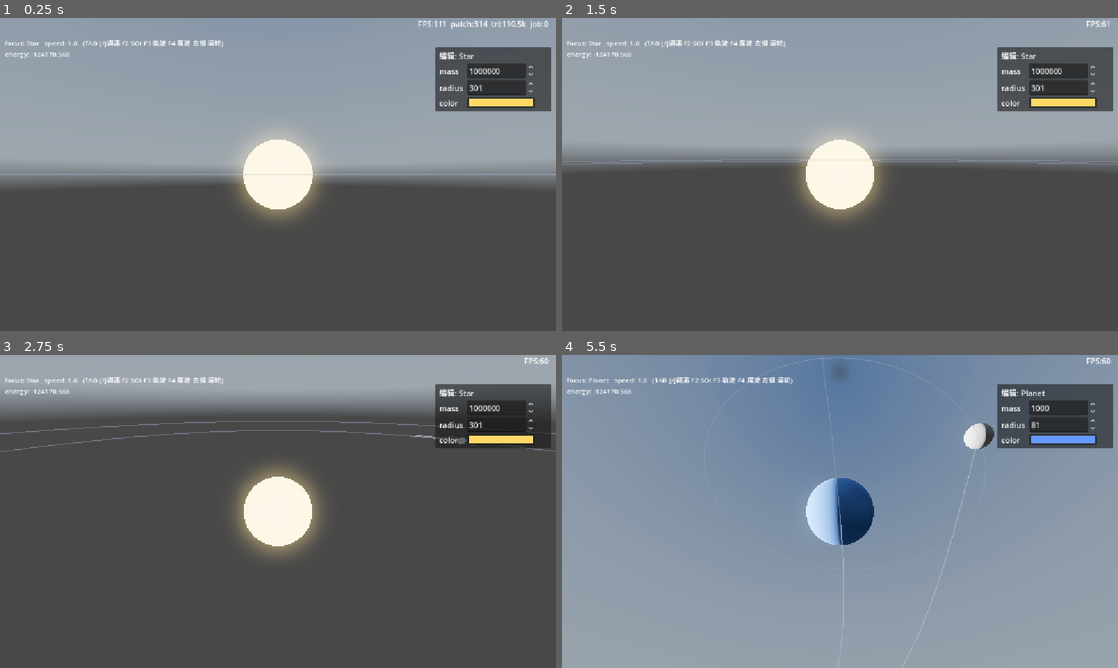
Above: before the commit, frames 1-4 (two rows, left to right).
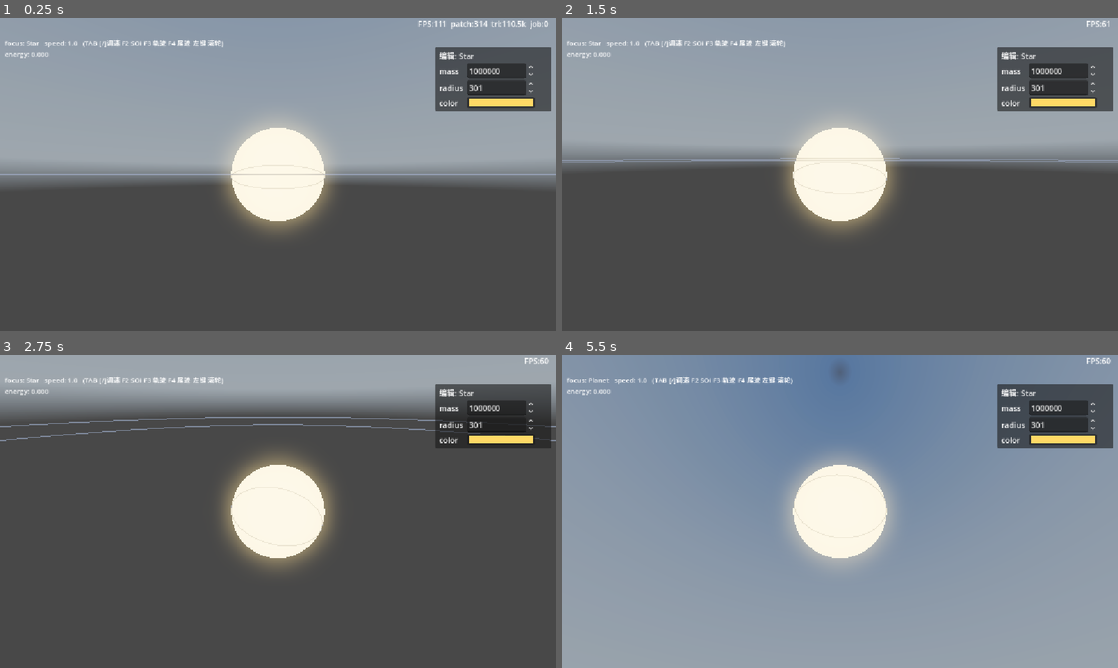
Above: after the commit, the same moments.

Repository: xiaobaibaix/stellar_era_godot
Game: Godot game, scene res://scenes/main.tscn
The game is run twice, just before and just after one commit, with the same random seed, the same clock (stepped at 60 frames per second) and the same inputs. A sky picture missing from this copy of the repository is replaced by a grey-blue gradient.
Inputs (mouse positions are in pixels of both pictures, inside the frame that each line leads up to):
- Up to frame 1 (0.25 s): no input
- Up to frame 2 (1.5 s): tap Enter at 0.5 s; move the mouse to (962, 158) at 0.52 s; hold D 0.53-1.25 s; hold Q 0.53-1.25 s; click (962, 158) at 0.67 s; tap Space at 0.77, 1.25 s; drag from (728, 190) to (812, 237) at 1.27 s
- Up to frame 3 (2.75 s): move the mouse to (333, 442) at 2.02 s; hold D from 2.03 s (still down); tap Shift at 2.1 s
- Up to frame 4 (5.5 s): release D at 2.75 s; drag from (812, 574) to (673, 464) at 2.77 s; move the mouse to (1006, 558) at 3.52 s; hold A 3.53-4.25 s; tap Enter at 3.6, 4.25 s; tap Space at 3.77 s; drag from (673, 464) to (756, 433) at 4.27 s; move the mouse to (867, 511) at 5.02 s; hold S from 5.03 s (still down); tap Tab at 5.1 s; click (867, 511) at 5.17 s

The runs differ from the first frame. In frame 1, 2.7% of the frame differs, in the area x 5-60%, y 10-69%; in frame 2, 3.7%; in frame 3, 4.9%; in frame 4, 6.5%, in the area x 5-96%, y 0-100%.
Error after the commit: Invalid access to property or key 'position' on a base object of type 'Nil'. (res://celestial_system.gd:191)

Commit message:
优化：优化星系节点结构

Diff:
--- a/scenes/main.tscn
+++ b/scenes/main.tscn
@@ -52,82 +52,84 @@
 text = "FPS:111  patch:314  tri:110.5k  job:0"
 horizontal_alignment = 2
 
-[node name="CelestialSystem1" parent="." unique_id=422503284 node_paths=PackedStringArray("orbit_camera") instance=ExtResource("8_tipki")]
-orbit_camera = NodePath("../Camera3D")
+[node name="CelestialSystem" parent="." unique_id=2094240379 instance=ExtResource("8_tipki")]
 
-[node name="Star" parent="CelestialSystem1" unique_id=1469884144 instance=ExtResource("9_cel")]
+[node name="CelestialSystem1" parent="CelestialSystem" unique_id=422503284 node_paths=PackedStringArray("orbit_camera") instance=ExtResource("8_tipki")]
+orbit_camera = NodePath("../../Camera3D")
+
+[node name="Star" parent="CelestialSystem/CelestialSystem1" unique_id=1469884144 instance=ExtResource("9_cel")]
 mass = 1000000.0
 radius = 300.0
 type = "star"
 color = Color(1, 0.85, 0.4, 1)
 is_dominant = true
 
-[node name="OmniLight3D" type="OmniLight3D" parent="CelestialSystem1" unique_id=1095267187]
+[node name="OmniLight3D" type="OmniLight3D" parent="CelestialSystem/CelestialSystem1" unique_id=1095267187]
 light_energy = 3.0
 omni_range = 20000.0
 omni_attenuation = -0.1
 
-[node name="Planet1" parent="CelestialSystem1" unique_id=512211728 instance=ExtResource("8_tipki")]
+[node name="Planet1" parent="CelestialSystem/CelestialSystem1" unique_id=512211728 instance=ExtResource("8_tipki")]
 transform = Transform3D(1, 0, 0, 0, 1, 0, 0, 0, 1, 6000, 0, 0)
 
-[node name="Planet" parent="CelestialSystem1/Planet1" unique_id=1378551634 instance=ExtResource("9_cel")]
+[node name="Planet" parent="CelestialSystem/CelestialSystem1/Planet1" unique_id=1378551634 instance=ExtResource("9_cel")]
 mass = 1000.0
 radius = 80.0
 color = Color(0.4, 0.6, 1, 1)
 is_dominant = true
 
-[node name="Moon" parent="CelestialSystem1/Planet1" unique_id=607143191 instance=ExtResource("9_cel")]
+[node name="Moon" parent="CelestialSystem/CelestialSystem1/Planet1" unique_id=607143191 instance=ExtResource("9_cel")]
 transform = Transform3D(1, 0, 0, 0, 1, 0, 0, 0, 1, 300, 0, 0)
 mass = 5.0
 radius = 20.0
 type = "moon"
 color = Color(0.75, 0.75, 0.75, 1)
 
-[node name="Planet2" parent="CelestialSystem1" unique_id=689757741 instance=ExtResource("8_tipki")]
+[node name="Planet2" parent="CelestialSystem/CelestialSystem1" unique_id=689757741 instance=ExtResource("8_tipki")]
 transform = Transform3D(1, 0, 0, 0, 1, 0, 0, 0, 1, 10000, 0, 0)
 
-[node name="Planet" parent="CelestialSystem1/Planet2" unique_id=769974027 instance=ExtResource("9_cel")]
+[node name="Planet" parent="CelestialSystem/CelestialSystem1/Planet2" unique_id=769974027 instance=ExtResource("9_cel")]
 mass = 800.0
 radius = 60.0
 color = Color(0.9, 0.5, 0.3, 1)
 is_dominant = true
 
-[node name="CelestialSystem2" parent="." unique_id=390211458 node_paths=PackedStringArray("orbit_camera") instance=ExtResource("8_tipki")]
+[node name="CelestialSystem2" parent="CelestialSystem" unique_id=390211458 node_paths=PackedStringArray("orbit_camera") instance=ExtResource("8_tipki")]
 transform = Transform3D(1, 0, 0, 0, 1, 0, 0, 0, 1, -25174.875, 0, 0)
-orbit_camera = NodePath("../Camera3D")
+orbit_camera = NodePath("../../Camera3D")
 
-[node name="Star" parent="CelestialSystem2" unique_id=916681004 instance=ExtResource("9_cel")]
+[node name="Star" parent="CelestialSystem/CelestialSystem2" unique_id=916681004 instance=ExtResource("9_cel")]
 mass = 1000000.0
 radius = 300.0
 type = "star"
 color = Color(1, 0.85, 0.4, 1)
 is_dominant = true
 
-[node name="OmniLight3D" type="OmniLight3D" parent="CelestialSystem2" unique_id=767811565]
+[node name="OmniLight3D" type="OmniLight3D" parent="CelestialSystem/CelestialSystem2" unique_id=767811565]
 light_energy = 3.0
 omni_range = 20000.0
 omni_attenuation = -0.1
 
-[node name="Planet1" parent="CelestialSystem2" unique_id=965939903 instance=ExtResource("8_tipki")]
+[node name="Planet1" parent="CelestialSystem/CelestialSystem2" unique_id=965939903 instance=ExtResource("8_tipki")]
 transform = Transform3D(1, 0, 0, 0, 1, 0, 0, 0, 1, 6000, 0, 0)
 
-[node name="Planet" parent="CelestialSystem2/Planet1" unique_id=203529013 instance=ExtResource("9_cel")]
+[node name="Planet" parent="CelestialSystem/CelestialSystem2/Planet1" unique_id=203529013 instance=ExtResource("9_cel")]
 mass = 1000.0
 radius = 80.0
 color = Color(0.4, 0.6, 1, 1)
 is_dominant = true
 
-[node name="Moon" parent="CelestialSystem2/Planet1" unique_id=395906955 instance=ExtResource("9_cel")]
+[node name="Moon" parent="CelestialSystem/CelestialSystem2/Planet1" unique_id=395906955 instance=ExtResource("9_cel")]
 transform = Transform3D(1, 0, 0, 0, 1, 0, 0, 0, 1, 300, 0, 0)
 mass = 5.0
 radius = 20.0
 type = "moon"
 color = Color(0.75, 0.75, 0.75, 1)
 
-[node name="Planet2" parent="CelestialSystem2" unique_id=1662325110 instance=ExtResource("8_tipki")]
+[node name="Planet2" parent="CelestialSystem/CelestialSystem2" unique_id=1662325110 instance=ExtResource("8_tipki")]
 transform = Transform3D(1, 0, 0, 0, 1, 0, 0, 0, 1, 10000, 0, 0)
 
-[node name="Planet" parent="CelestialSystem2/Planet2" unique_id=2118083817 instance=ExtResource("9_cel")]
+[node name="Planet" parent="CelestialSystem/CelestialSystem2/Planet2" unique_id=2118083817 instance=ExtResource("9_cel")]
 mass = 800.0
 radius = 60.0
 color = Color(0.9, 0.5, 0.3, 1)
